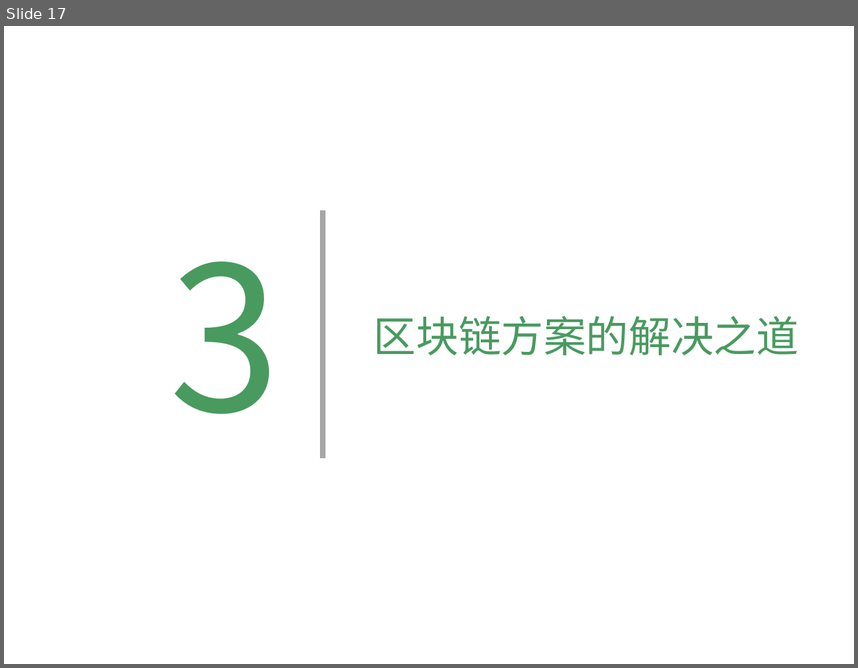
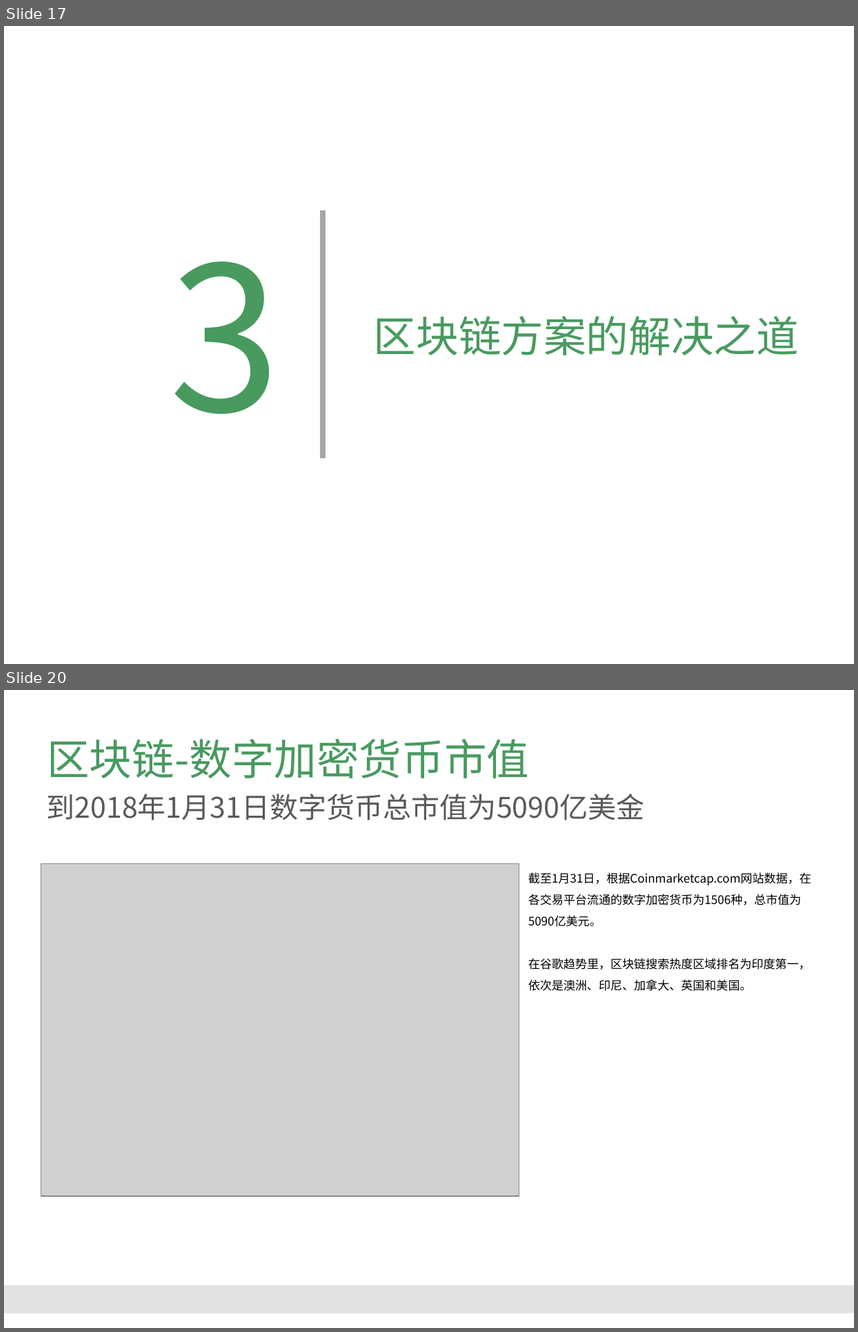
Before and after one commit to Catfeeds/DOC, a slide deck: A阿曼/proposal for Oman.pptx. Shown one above the other, each under a label of ours: slide 17 before the commit, slides 17 and 20 after it; the slides between them are not shown. The pictures are 858x668 and 858x1332 pixels, drawn with LibreOffice and Linux fonts; fonts in the diff are those of the drawing; grey boxes stand for pictures; background and template pictures are left out. Boxes give left, top, right and bottom in pixels: in the first picture for what was removed or moved away, otherwise in the second. Text is boxed around its words. In the diff, an @@ line names an element or a change of style, - is before the commit and + after.

```diff
--- a/A阿曼/proposal for Oman.pptx
+++ b/A阿曼/proposal for Oman.pptx
@@ slide 20 added at (x1=4, y1=690, x2=854, y2=1328), background #FFFFFF @@
@@ title added at (x1=47, y1=739, x2=529, y2=778), 36 pt, text #489A5F @@
+区块链-数字加密货币市值
@@ text added at (x1=47, y1=793, x2=645, y2=820), 24 pt, text #595959 @@
+到2018年1月31日数字货币总市值为5090亿美金
@@ picture added at (x1=41, y1=863, x2=518, y2=1196) @@
@@ text added at (x1=528, y1=872, x2=811, y2=991), 10 pt, text #000000 @@
+截至1月31日，根据Coinmarketcap.com网站数据，在各交易平台流通的数字加密货币为1506种，总市值为5090亿美元。
+在谷歌趋势里，区块链搜索热度区域排名为印度第一，依次是澳洲、印尼、加拿大、英国和美国。
@@ rectangle added at (x1=4, y1=1285, x2=854, y2=1313), fill #E2E2E2 @@
```
Also in this commit, not shown: 8 slides changed, 10 other slides added, 6 slides removed.
